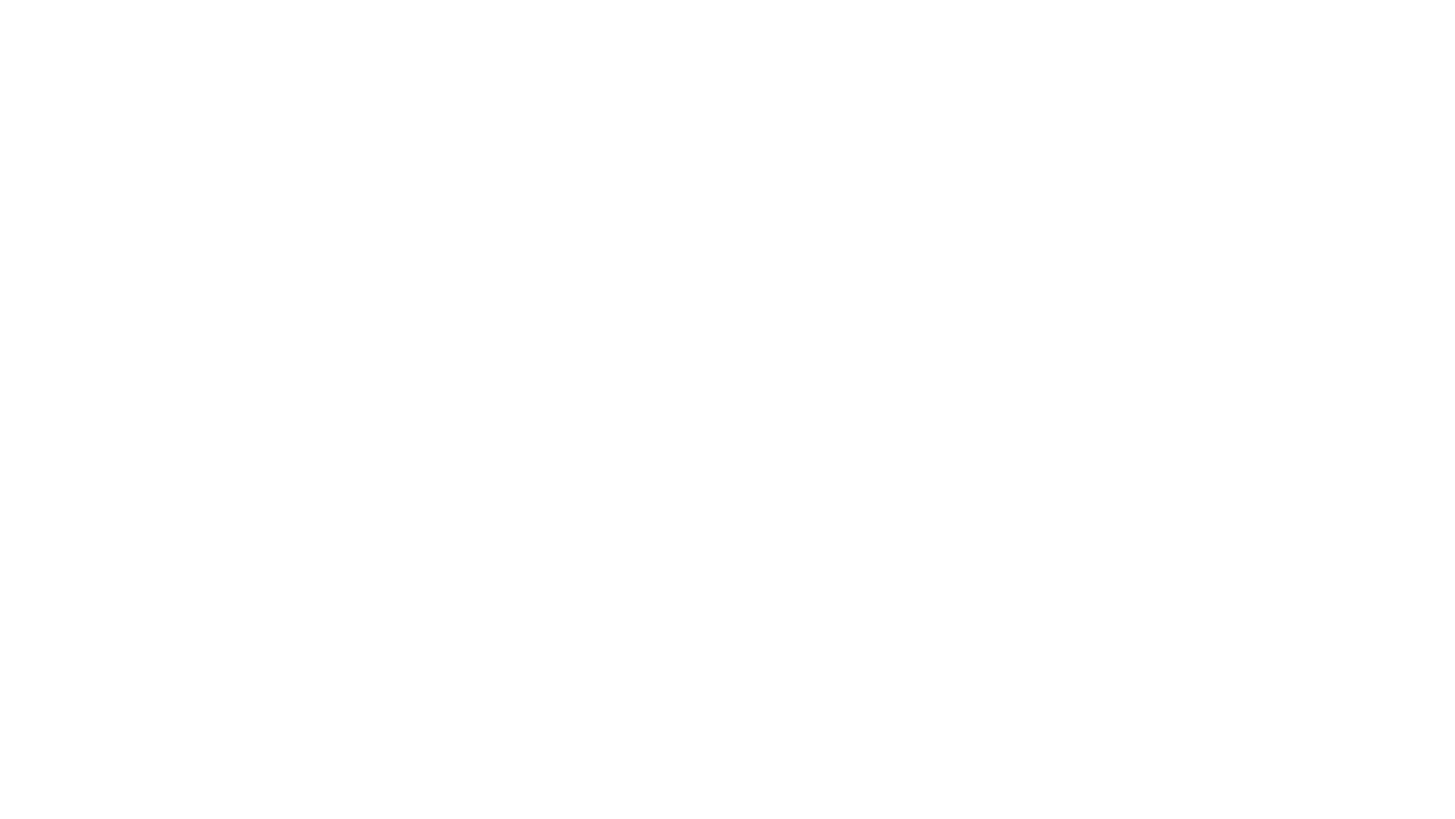
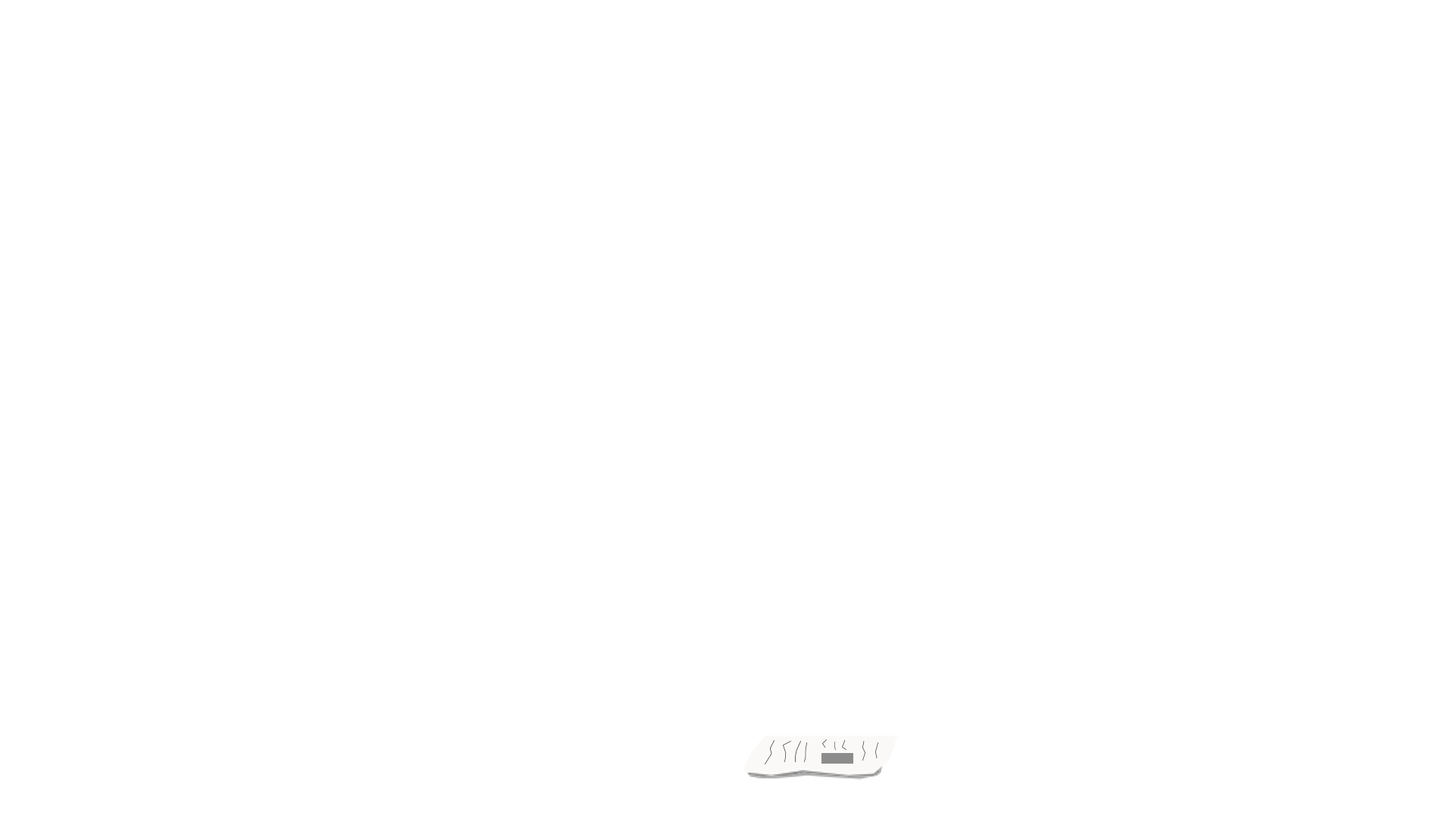
Layered file, before and after one edit (1455x819). Changes by layer:
showed group "NewsPaper on Ground" (11 layers) over [744, 735, 898, 780]
